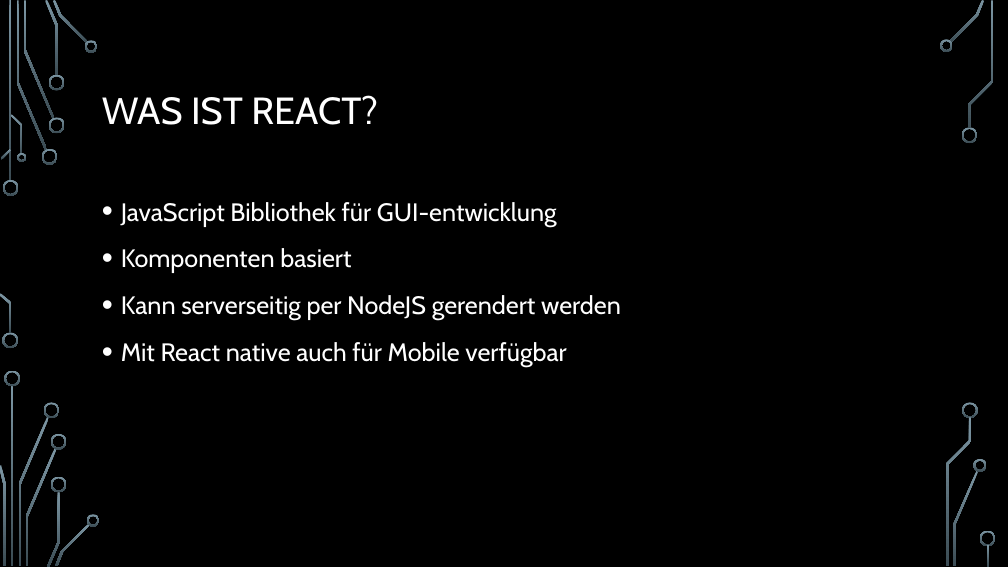
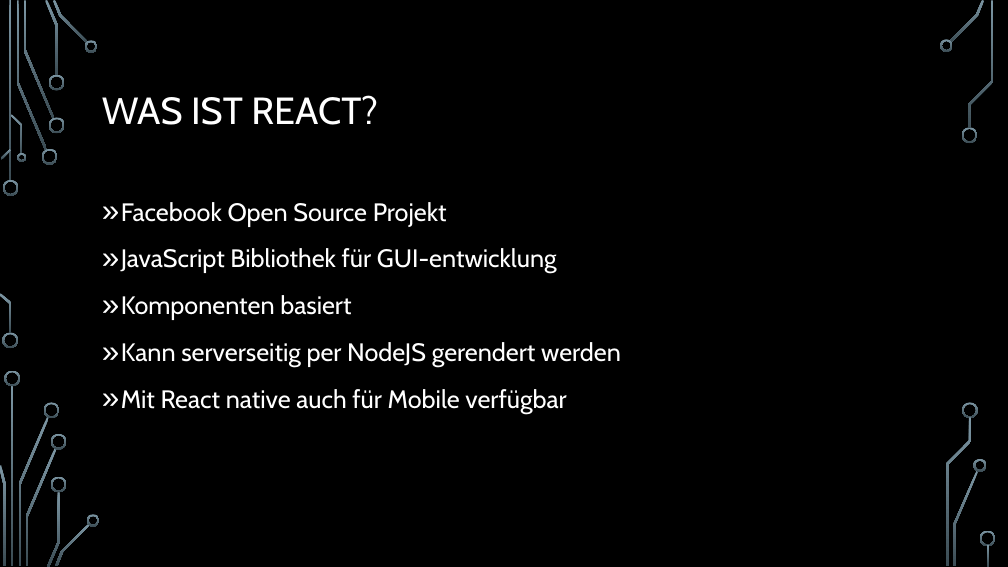
Before and after one commit to nicorahm99/Anything, a slide deck: slide 3 of E-Portfolio-React.pptx. Drawn at 1008x567 pixels with LibreOffice and Linux fonts; fonts in the diff are those of the drawing; background and template pictures are left out. Boxes give left, top, right and bottom in pixels: in the first picture for what was removed or moved away, otherwise in the second. Text is boxed around its words. In the diff, an @@ line names an element or a change of style, - is before the commit and + after.

```diff
--- a/E-Portfolio-React.pptx
+++ b/E-Portfolio-React.pptx
@@ text at bbox=[121, 202, 447, 227]: paragraph added @@
+» Facebook Open Source Projekt
@@ text at bbox=[121, 248, 621, 414]: bullet • to » @@
```
Also in this commit, not shown: 3 other slides changed, 2 slides added.
